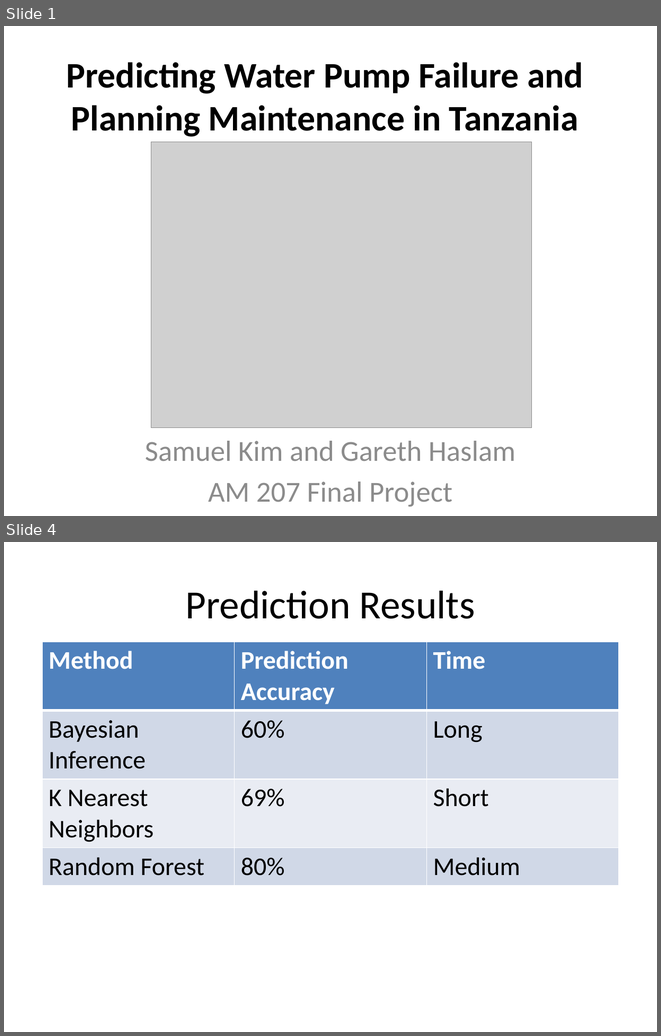
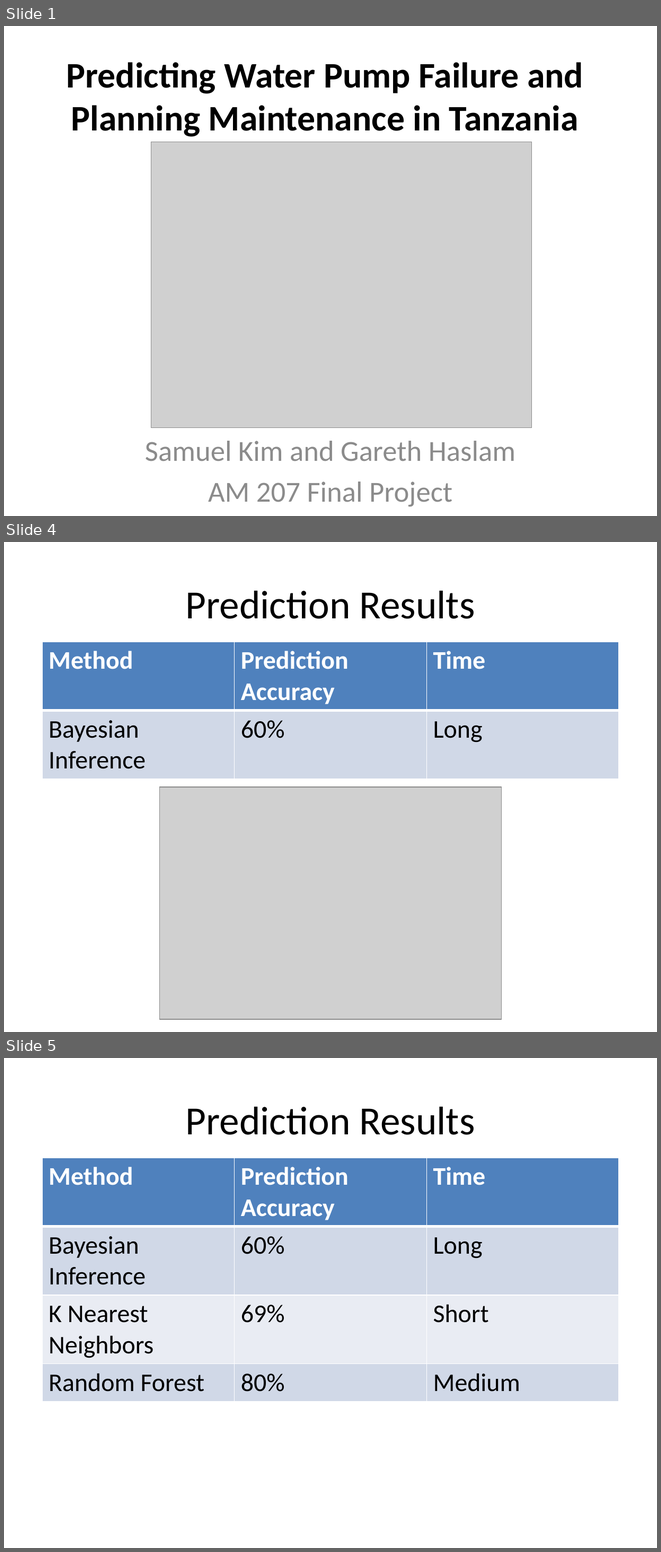
Before and after one commit to ghaslam/AM207, a slide deck: Screencast/Screencast.pptx. Shown one above the other, each under a label of ours: slides 1 and 4 before the commit, slides 1, 4 and 5 after it; the slides between them are not shown. The pictures are 661x1036 and 661x1552 pixels, drawn with LibreOffice and Linux fonts; fonts in the diff are those of the drawing; grey boxes stand for pictures. Boxes give left, top, right and bottom in pixels: in the first picture for what was removed or moved away, otherwise in the second. Text is boxed around its words. In the diff, an @@ line names an element or a change of style, - is before the commit and + after.

```diff
--- a/Screencast/Screencast.pptx
+++ b/Screencast/Screencast.pptx
@@ slide 4 added at bbox=[4, 542, 657, 1032], background #FFFFFF @@
@@ title added at bbox=[185, 590, 475, 619], 44 pt, text #000000 @@
+Prediction Results
@@ table added at bbox=[42, 642, 618, 777], 2 rows, 3 columns @@
+Method | Prediction Accuracy | Time
+Bayesian Inference | 60% | Long
@@ picture added at bbox=[159, 787, 502, 1020] @@
@@ what was slide 4 is now slide 5 @@
```
Also in this commit, not shown: 1 slide changed, 2 other slides added, 1 slide removed.
